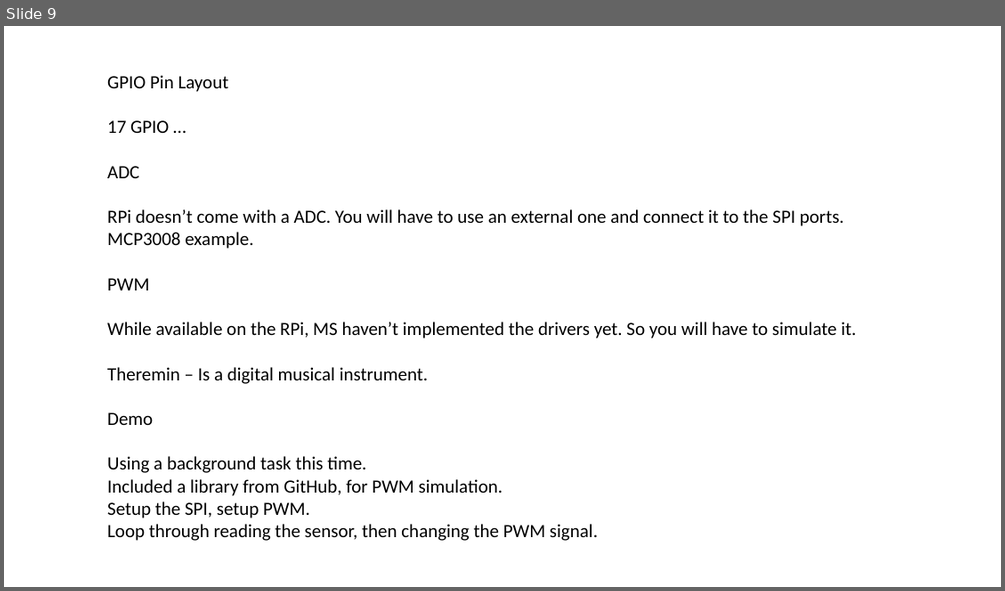
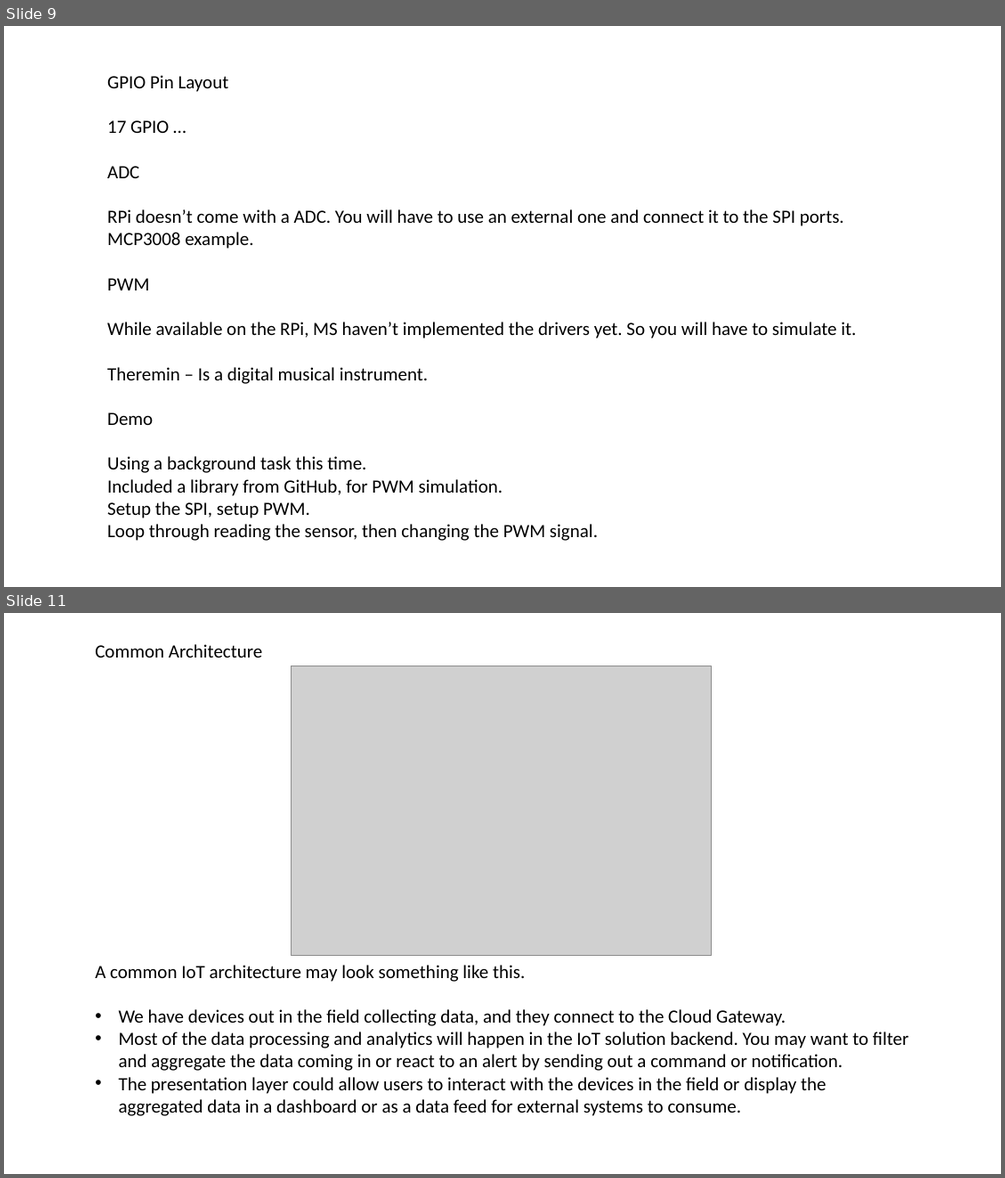
Before and after one commit to ritasker/Presentations-Archive, a slide deck: Current/WindowsOnRaspberryPi/Win10onTheRaspPi.pptx. Shown one above the other, each under a label of ours: slide 9 before the commit, slides 9 and 11 after it; the slides between them are not shown. The pictures are 1005x591 and 1005x1178 pixels, drawn with LibreOffice and Linux fonts; fonts in the diff are those of the drawing; grey boxes stand for pictures; background and template pictures are left out. Boxes give left, top, right and bottom in pixels: in the first picture for what was removed or moved away, otherwise in the second. Text is boxed around its words. In the diff, an @@ line names an element or a change of style, - is before the commit and + after.

```diff
--- a/Current/WindowsOnRaspberryPi/Win10onTheRaspPi.pptx
+++ b/Current/WindowsOnRaspberryPi/Win10onTheRaspPi.pptx
@@ slide 11 added at [4, 613, 1001, 1174], background picture (left out) @@
@@ text added at [95, 644, 262, 657], 18 pt, text #000000 @@
+Common Architecture
@@ picture added at [291, 666, 711, 957] @@
@@ text added at [95, 965, 908, 1116], 18 pt, text #000000 @@
+A common IoT architecture may look something like this.
+• We have devices out in the field collecting data, and they connect to the Cloud Gateway.
+• Most of the data processing and analytics will happen in the IoT solution backend. You may want to filter and aggregate the data coming in or react to an alert by sending out a command or notification.
+• The presentation layer could allow users to interact with the devices in the field or display the aggregated data in a dashboard or as a data feed for external systems to consume.
```
Also in this commit, not shown: 1 slide changed, 4 other slides added, 1 other file.
